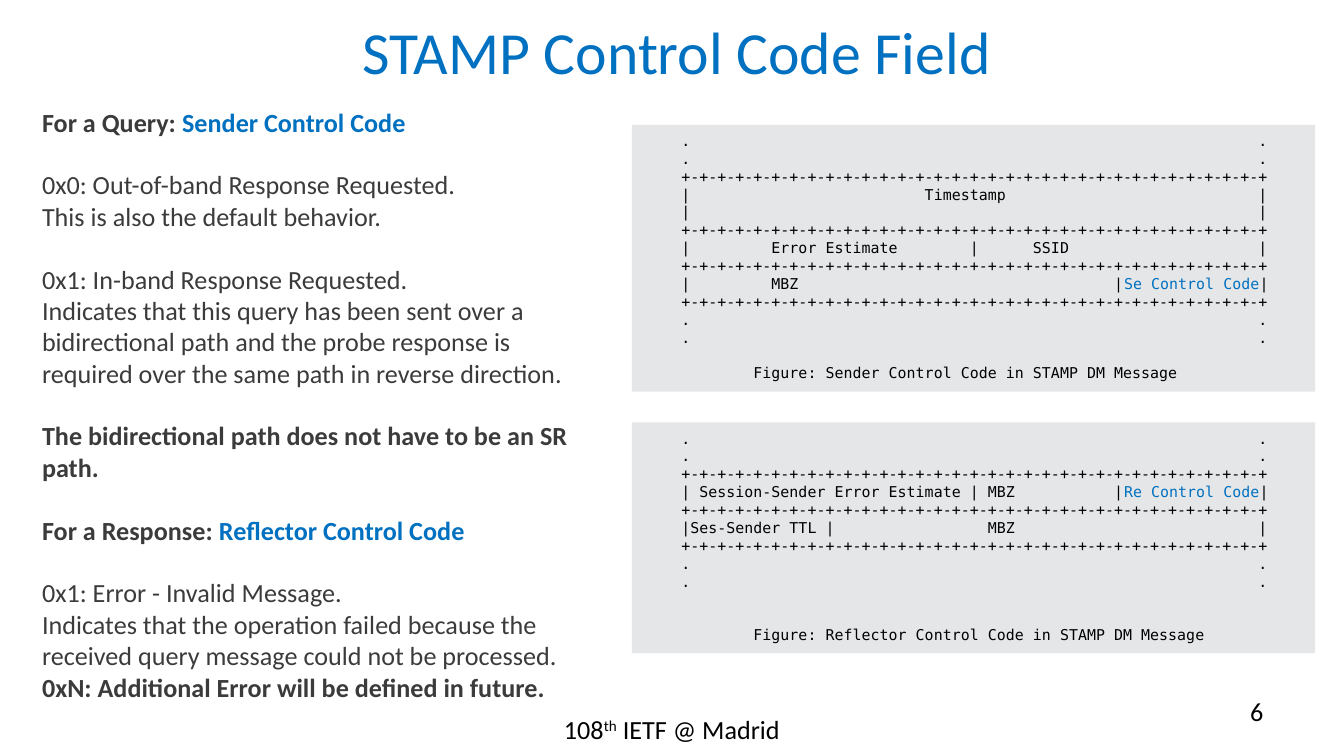
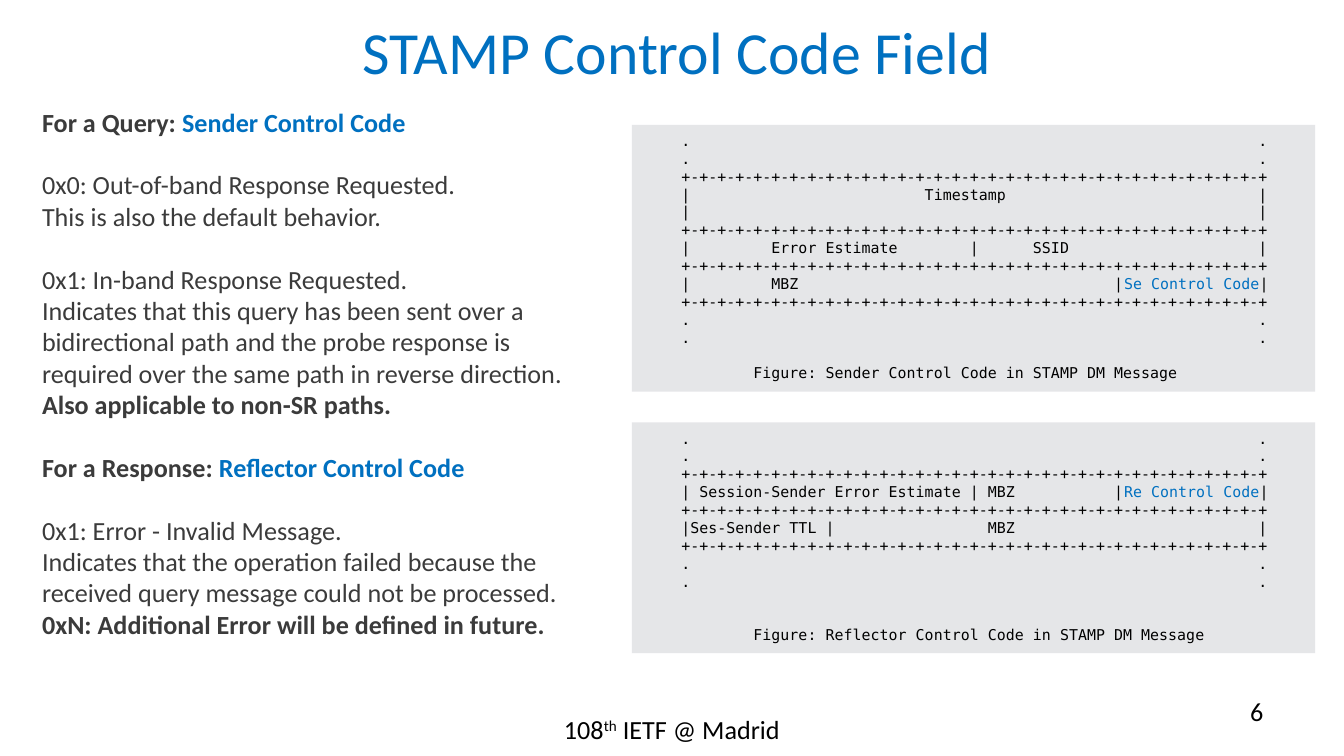
Before and after one commit to rakgandhi/ietf-slides, a slide deck: slide 6 of draft-gandhi-spring-stamp-srpm-01.pptx. Drawn at 1344x756 pixels with LibreOffice and Linux fonts; fonts in the diff are those of the drawing. Boxes give left, top, right and bottom in pixels: in the first picture for what was removed or moved away, otherwise in the second. Text is boxed around its words. In the diff, an @@ line names an element or a change of style, - is before the commit and + after.

```diff
--- a/draft-gandhi-spring-stamp-srpm-01.pptx
+++ b/draft-gandhi-spring-stamp-srpm-01.pptx
@@ text at [42,395,391,418]: text changed @@
-The bidirectional path does not have to be an SR path.
+Also applicable to non-SR paths.
```
Also in this commit, not shown: 2 other slides changed, 3 other files.
